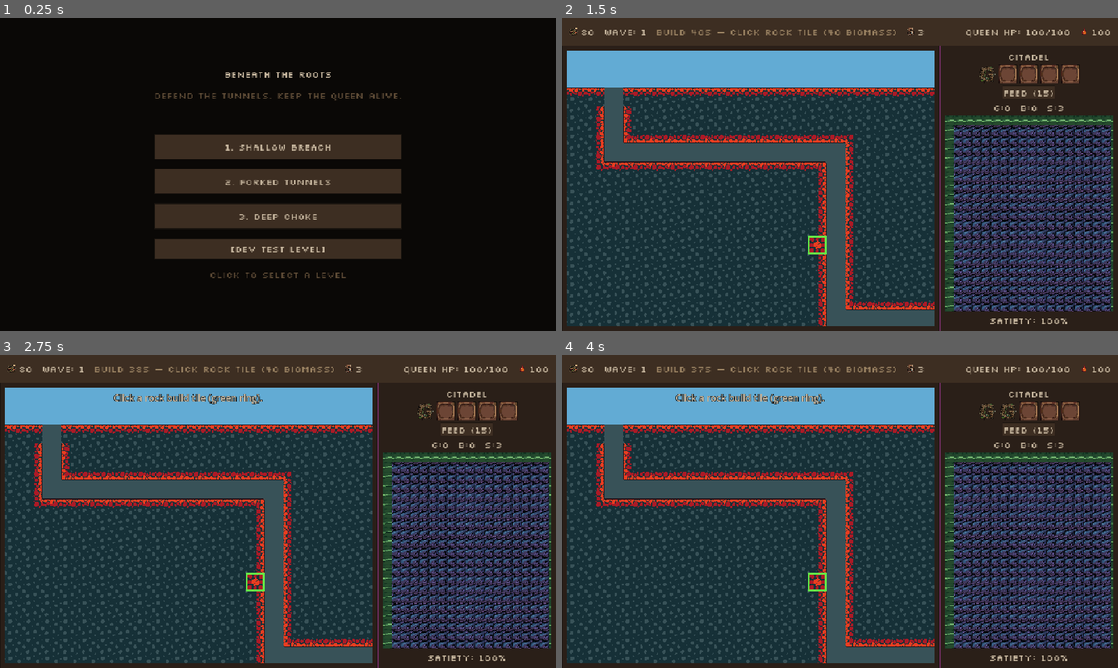
Above: before the commit, frames 1-4 (two rows, left to right).
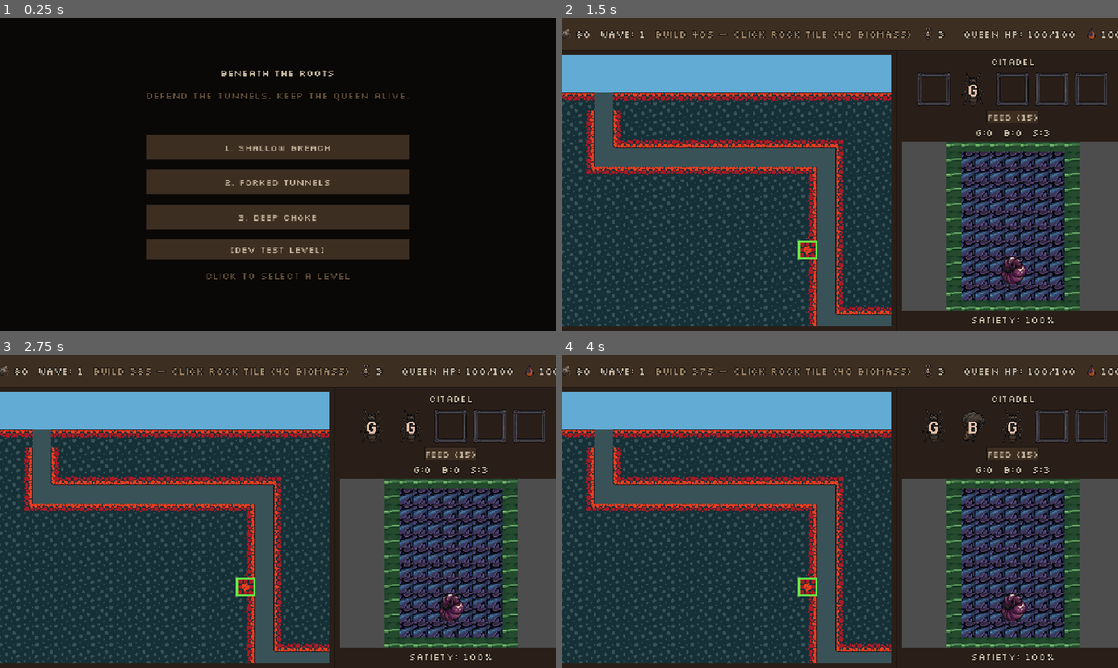
Above: after the commit, the same moments.

Repository: matiaspereiraobando/beneath-the-roots
Game: Godot game, scene res://scenes/menu.tscn
Two runs of this game, one before a commit and one after it. Both use one fixed random seed, a clock stepped at 60 frames per second and the inputs below.
Inputs (mouse positions are in pixels of both pictures, inside the frame that each line leads up to):
- Up to frame 1 (0.25 s): no input
- Up to frame 2 (1.5 s): click "1. Shallow Breach" at 0.5 s; click (984, 74) at 1.27 s
- Up to frame 3 (2.75 s): click (372, 426) at 2.02 s
- Up to frame 4 (4 s): click (1006, 411) at 2.77 s; click (973, 426) at 3.52 s

The runs differ from the first frame. In frame 1, 3.1% of the frame differs, in the area x 26-74%, y 16-84%; in frame 2, 47%; in frame 3, 47%, in the area x 0-100%, y 2-100%; in frame 4, 47%.

Commit message:
Add native 64px v2 sprites and fix muddy citadel ants.
Replace upscaled 16px walk sheets with crisp v2 static sprites at the same 64px scale as the queen, and wire HUD/micro panel to prefer v2 asset paths.

Co-authored-by: Cursor <cursoragent@cursor.com>

Diff:
--- a/assets/theme/game_theme.tres
+++ b/assets/theme/game_theme.tres
@@ -49,9 +49,10 @@
 Button/styles/hover = SubResource("StyleBoxFlat_btn_hover")
 Button/styles/normal = SubResource("StyleBoxFlat_btn_normal")
 Button/styles/pressed = SubResource("StyleBoxFlat_btn_normal")
-Label/colors/font_color = Color(0.784314, 0.721569, 0.627451, 1)
+Label/colors/font_color = Color(0.831373, 0.768627, 0.67451, 1)
 Label/colors/font_outline_color = Color(0, 0, 0, 1)
-Label/font_sizes/font_size = 16
+Label/constants/outline_size = 4
+Label/font_sizes/font_size = 17
 PanelContainer/styles/panel = SubResource("StyleBoxFlat_hud")
 MacroPanel/base_type = &"PanelContainer"
 MacroPanel/styles/panel = SubResource("StyleBoxFlat_macro")
--- a/scenes/citadel_world.tscn
+++ b/scenes/citadel_world.tscn
@@ -4,6 +4,9 @@
 
 [node name="CitadelWorld" type="Node2D"]
 script = ExtResource("1_citadel")
+
+[node name="Camera2D" type="Camera2D" parent="."]
+position = Vector2(144, 192)
 
 [node name="FloorMap" type="TileMapLayer" parent="."]
 
--- a/scenes/game.tscn
+++ b/scenes/game.tscn
@@ -51,7 +51,7 @@
 theme_override_constants/separation = 4
 
 [node name="BiomassIcon" type="TextureRect" parent="Root/HUD/HudMargin/HudRow/BiomassRow"]
-custom_minimum_size = Vector2(16, 16)
+custom_minimum_size = Vector2(24, 24)
 layout_mode = 2
 
 [node name="BiomassLabel" type="Label" parent="Root/HUD/HudMargin/HudRow/BiomassRow"]
@@ -71,7 +71,7 @@
 theme_override_constants/separation = 4
 
 [node name="SoldiersIcon" type="TextureRect" parent="Root/HUD/HudMargin/HudRow/SoldiersRow"]
-custom_minimum_size = Vector2(16, 16)
+custom_minimum_size = Vector2(24, 24)
 layout_mode = 2
 
 [node name="SoldiersLabel" type="Label" parent="Root/HUD/HudMargin/HudRow/SoldiersRow"]
@@ -91,7 +91,7 @@
 theme_override_constants/separation = 4
 
 [node name="SatietyIcon" type="TextureRect" parent="Root/HUD/HudMargin/HudRow/SatietyRow"]
-custom_minimum_size = Vector2(16, 16)
+custom_minimum_size = Vector2(24, 24)
 layout_mode = 2
 
 [node name="SatietyLabel" type="Label" parent="Root/HUD/HudMargin/HudRow/SatietyRow"]
--- a/scripts/autoload/game_config.gd
+++ b/scripts/autoload/game_config.gd
@@ -3,8 +3,8 @@
 
 const VIEWPORT_WIDTH := 960
 const VIEWPORT_HEIGHT := 540
-const HUD_HEIGHT := 48
-const MACRO_RATIO := 0.68
+const HUD_HEIGHT := 56
+const MACRO_RATIO := 0.62
 
 func macro_width() -> int:
 	return int(VIEWPORT_WIDTH * MACRO_RATIO)
--- a/scripts/citadel_world.gd
+++ b/scripts/citadel_world.gd
@@ -2,78 +2,115 @@
 
 const AntType = preload("res://scripts/data/ant_types.gd").Type
 const CitadelTile = preload("res://scripts/util/placeholder_tilesets.gd").CitadelTile
-
+const PixelArt = preload("res://scripts/util/pixel_art.gd")
+const SpritePaths = preload("res://scripts/util/sprite_paths.gd")
+
+@onready var camera: Camera2D = $Camera2D
 @onready var floor_map: TileMapLayer = $FloorMap
 @onready var ants_root: Node2D = $Ants
 @onready var queen_sprite: Sprite2D = $QueenSprite
 @onready var queen_overlay: ColorRect = $QueenOverlay
 
-const GRID_W := 19
-const GRID_H := 29
-const TILE_PX := 16
-
-const ROOM_NURSERY := Rect2i(2, 8, 6, 7)
-const ROOM_ARMORY := Rect2i(11, 8, 6, 7)
-const ROOM_QUEEN := Rect2i(6, 20, 7, 9)
-const ROOM_CORRIDOR := Rect2i(4, 15, 11, 1)
+# Compact 32px grid — fits the micro viewport at readable scale.
+const GRID_W := 9
+const GRID_H := 12
+
+const ROOM_NURSERY := Rect2i(1, 2, 3, 3)
+const ROOM_ARMORY := Rect2i(5, 2, 3, 3)
+const ROOM_CORRIDOR := Rect2i(2, 5, 5, 1)
+const ROOM_QUEEN := Rect2i(2, 7, 5, 4)
 
 var _flash_time := 0.0
 var _citadel_tileset
 var _ant_sprites: Dictionary = {}
 var _ants: Array[Dictionary] = []
 var _max_visible_soldiers := 8
+var _tile_px: int = GameTuning.MICRO_TILE_SIZE
 
 
 func _ready() -> void:
+	_tile_px = GameTuning.MICRO_TILE_SIZE
 	_citadel_tileset = load("res://scripts/util/citadel_tileset.gd").new()
 	floor_map.tile_set = _citadel_tileset.tile_set
 	_load_ant_textures()
 	_paint_citadel()
 	_setup_queen_sprite()
+	_fit_camera()
+	call_deferred("_fit_camera")
 	GameState.citadel_breached.connect(_on_breach)
 	GameState.ant_spawned.connect(_on_ant_spawned)
 	GameState.level_loaded.connect(func(_id): _sync_ant_visuals())
 	queen_overlay.visible = false
 
 
+func _fit_camera() -> void:
+	var map_size := Vector2(GRID_W * _tile_px, GRID_H * _tile_px)
+	camera.position = map_size * 0.5
+	var vp_size := get_viewport().get_visible_rect().size
+	if vp_size.x <= 0.0 or vp_size.y <= 0.0:
+		return
+	var zoom_x := vp_size.x / map_size.x
+	var zoom_y := vp_size.y / map_size.y
+	var zoom := minf(zoom_x, zoom_y) * 0.96
+	camera.zoom = Vector2(zoom, zoom)
+
+
 func _load_ant_textures() -> void:
-	_ant_sprites[AntType.GATHERER] = _load_ant_sprite("gatherer", "res://assets/sprites/gatherer.png")
-	_ant_sprites[AntType.BUILDER] = _load_ant_sprite("builder", "res://assets/sprites/builder.png")
-	_ant_sprites[AntType.SOLDIER] = _load_ant_sprite("soldier", "res://assets/sprites/soldier_micro.png")
-
-
-func _load_tex(path: String) -> Texture2D:
-	if ResourceLoader.exists(path):
-		return load(path) as Texture2D
-	return null
+	_ant_sprites[AntType.GATHERER] = _load_ant_sprite("gatherer", SpritePaths.ant_sprite("gatherer"))
+	_ant_sprites[AntType.BUILDER] = _load_ant_sprite("builder", SpritePaths.ant_sprite("builder"))
+	_ant_sprites[AntType.SOLDIER] = _load_ant_sprite("soldier", SpritePaths.ant_sprite("soldier_micro"))
 
 
 func _load_ant_sprite(base_name: String, static_path: String) -> Dictionary:
-	var walk_path := "res://assets/sprites/ants/%s_walk.png" % base_name
-	var sheet := _load_tex(walk_path)
-	if sheet:
-		var frame_w := TILE_PX
-		var frame_count := maxi(1, sheet.get_width() / frame_w)
-		return {"texture": sheet, "frame_w": frame_w, "frame_count": frame_count, "animated": true}
-	var tex := _load_tex(static_path)
+	# Legacy 16px walk sheets upscale poorly; only use native v2 walk strips.
+	var walk_path := SpritePaths.ant_walk(base_name)
+	if walk_path.contains("/v2/") and ResourceLoader.exists(walk_path):
+		var sheet := PixelArt.load_texture(walk_path, 0, _sprite_brighten_for_path(walk_path))
+		if sheet:
+			var frame_w := sheet.get_height()
+			if frame_w <= 0:
+				frame_w = GameTuning.MICRO_SPRITE_NATIVE_SIZE
+			return {
+				"texture": sheet,
+				"frame_w": frame_w,
+				"frame_count": maxi(1, sheet.get_width() / frame_w),
+				"animated": true,
+				"scale": 1.0,
+			}
+	var static_tex := PixelArt.load_texture(
+		static_path,
+		GameTuning.MICRO_SPRITE_NATIVE_SIZE,
+		_sprite_brighten_for_path(static_path),
+	)
+	if static_tex == null:
+		return {}
+	var src_w := maxi(static_tex.get_width(), 1)
+	return {
+		"texture": static_tex,
+		"frame_w": src_w,
+		"frame_count": 1,
+		"animated": false,
+		"scale": 1.0,
+	}
+
+
+func _sprite_brighten_for_path(path: String) -> float:
+	if path.contains("/v2/"):
+		return 1.0
+	return GameTuning.MICRO_SPRITE_BRIGHTEN
+
+
+func _setup_queen_sprite() -> void:
+	var queen_path := SpritePaths.ant_sprite("queen_micro")
+	var tex := PixelArt.load_texture(queen_path, GameTuning.MICRO_SPRITE_NATIVE_SIZE, _sprite_brighten_for_path(queen_path))
 	if tex == null:
-		return {}
-	return {"texture": tex, "frame_w": tex.get_width(), "frame_count": 1, "animated": false}
-
-
-func _setup_queen_sprite() -> void:
-	var tex := _load_tex("res://assets/sprites/queen_micro.png")
-	if tex == null:
-		tex = _load_tex("res://assets/sprites/queen.png")
+		tex = PixelArt.load_texture("res://assets/sprites/queen.png", GameTuning.MICRO_SPRITE_NATIVE_SIZE, GameTuning.MICRO_SPRITE_BRIGHTEN)
 	queen_sprite.texture = tex
 	queen_sprite.position = Vector2(
-		(ROOM_QUEEN.position.x + ROOM_QUEEN.size.x * 0.5) * TILE_PX,
-		(ROOM_QUEEN.position.y + ROOM_QUEEN.size.y * 0.5) * TILE_PX,
+		(ROOM_QUEEN.position.x + ROOM_QUEEN.size.x * 0.5) * _tile_px,
+		(ROOM_QUEEN.position.y + ROOM_QUEEN.size.y * 0.5) * _tile_px,
 	)
 	queen_sprite.centered = true
-	if tex:
-		var max_dim := maxf(tex.get_width(), tex.get_height())
-		queen_sprite.scale = Vector2.ONE * clampf(48.0 / max_dim, 0.5, 2.0)
 
 
 func _paint_citadel() -> void:
@@ -118,6 +155,8 @@
 	var sprite := Sprite2D.new()
 	sprite.texture = tex
 	sprite.centered = true
+	var display_scale: float = sprite_data.get("scale", 1.0)
+	sprite.scale = Vector2(display_scale, display_scale)
 	if sprite_data.get("animated", false):
 		sprite.region_enabled = true
 		sprite.region_rect = Rect2(0, 0, sprite_data.frame_w, tex.get_height())
@@ -131,7 +170,7 @@
 		"room": room,
 		"target": _random_point_in_room(room),
 		"frame": 0.0,
-		"frame_w": sprite_data.get("frame_w", TILE_PX),
+		"frame_w": sprite_data.get("frame_w", _tile_px),
 		"frame_count": sprite_data.get("frame_count", 1),
 		"animated": sprite_data.get("animated", false),
 	})
@@ -150,7 +189,7 @@
 func _random_point_in_room(room: Rect2i) -> Vector2:
 	var x := randi_range(room.position.x + 1, room.position.x + room.size.x - 2)
 	var y := randi_range(room.position.y + 1, room.position.y + room.size.y - 2)
-	return Vector2(x * TILE_PX + TILE_PX * 0.5, y * TILE_PX + TILE_PX * 0.5)
+	return Vector2(x * _tile_px + _tile_px * 0.5, y * _tile_px + _tile_px * 0.5)
 
 
 func _process(delta: float) -> void:
@@ -164,12 +203,12 @@
 
 
 func _update_ants(delta: float) -> void:
-	const SPEED := 20.0
+	const SPEED := 36.0
 	for ant in _ants:
 		var sprite: Sprite2D = ant.sprite
 		var target: Vector2 = ant.target
 		var pos: Vector2 = sprite.position
-		if pos.distance_to(target) < 2.0:
+		if pos.distance_to(target) < 3.0:
 			ant.target = _random_point_in_room(ant.room)
 			target = ant.target
 		sprite.position = pos.move_toward(target, SPEED * delta)
@@ -182,5 +221,5 @@
 func _on_breach(_damage: int) -> void:
 	_flash_time = 0.5
 	queen_overlay.visible = true
-	queen_overlay.position = Vector2(ROOM_QUEEN.position.x * TILE_PX, ROOM_QUEEN.position.y * TILE_PX)
-	queen_overlay.size = Vector2(ROOM_QUEEN.size.x * TILE_PX, ROOM_QUEEN.size.y * TILE_PX)
+	queen_overlay.position = Vector2(ROOM_QUEEN.position.x * _tile_px, ROOM_QUEEN.position.y * _tile_px)
+	queen_overlay.size = Vector2(ROOM_QUEEN.size.x * _tile_px, ROOM_QUEEN.size.y * _tile_px)
--- a/scripts/data/game_tuning.gd
+++ b/scripts/data/game_tuning.gd
@@ -3,6 +3,13 @@
 
 const BUILD_PHASE_DURATION := 40.0
 const TILE_SIZE := 32
+const MICRO_TILE_SIZE := 32
+const MICRO_SPRITE_NATIVE_SIZE := 64
+const MICRO_SPRITE_SOURCE_SIZE := 16
+const HUD_ICON_SIZE := 24
+const UI_ICON_NATIVE_SIZE := 64
+const UI_ICON_BRIGHTEN := 1.2
+const MICRO_SPRITE_BRIGHTEN := 1.15
 
 const MACRO_PAN_SPEED := 400.0
 
--- a/scripts/game.gd
+++ b/scripts/game.gd
@@ -1,4 +1,7 @@
 extends Control
+
+const PixelArt = preload("res://scripts/util/pixel_art.gd")
+const SpritePaths = preload("res://scripts/util/sprite_paths.gd")
 
 @onready var _phase_label: Label = $Root/HUD/HudMargin/HudRow/PhaseLabel
 @onready var _soldiers_label: Label = $Root/HUD/HudMargin/HudRow/SoldiersRow/SoldiersLabel
@@ -23,21 +26,15 @@
 
 
 func _load_hud_icons() -> void:
-	_biomass_icon.texture = _load_icon("res://assets/sprites/ui/icon_biomass.png")
-	_satiety_icon.texture = _load_icon("res://assets/sprites/ui/icon_satiety.png")
-	_soldiers_icon.texture = _load_icon("res://assets/sprites/ui/icon_soldier.png")
+	var icon_size := GameTuning.HUD_ICON_SIZE
+	var brighten := GameTuning.UI_ICON_BRIGHTEN
+	_biomass_icon.texture = PixelArt.load_texture(SpritePaths.ui_icon("icon_biomass"), icon_size, brighten)
+	_satiety_icon.texture = PixelArt.load_texture(SpritePaths.ui_icon("icon_satiety"), icon_size, brighten)
+	_soldiers_icon.texture = PixelArt.load_texture(SpritePaths.ui_icon("icon_soldier"), icon_size, brighten)
 	for icon in [_biomass_icon, _satiety_icon, _soldiers_icon]:
-		icon.custom_minimum_size = Vector2(16, 16)
+		icon.custom_minimum_size = Vector2(icon_size, icon_size)
 		icon.expand_mode = TextureRect.EXPAND_IGNORE_SIZE
 		icon.stretch_mode = TextureRect.STRETCH_KEEP_ASPECT_CENTERED
-
-
-func _load_icon(path: String) -> Texture2D:
-	if ResourceLoader.exists(path):
-		return load(path) as Texture2D
-	var image := Image.create(16, 16, false, Image.FORMAT_RGBA8)
-	image.fill(Color(0.4, 0.35, 0.3))
-	return ImageTexture.create_from_image(image)
 
 
 func _refresh_hud() -> void:
--- a/scripts/micro_panel.gd
+++ b/scripts/micro_panel.gd
@@ -2,6 +2,10 @@
 
 const AntType = preload("res://scripts/data/ant_types.gd").Type
 const EMPTY_SLOT = preload("res://scripts/data/ant_types.gd").EMPTY_SLOT
+const PixelArt = preload("res://scripts/util/pixel_art.gd")
+const SpritePaths = preload("res://scripts/util/sprite_paths.gd")
+
+const SLOT_ICON_SIZE := 36
 
 @onready var _satiety_label: Label = $Margin/VBox/SatietyLabel
 @onready var _viewport: SubViewport = $Margin/VBox/SubViewportContainer/SubViewport
@@ -16,9 +20,7 @@
 func _ready() -> void:
 	theme_type_variation = &"MicroPanel"
 	custom_minimum_size = Vector2(GameConfig.micro_width(), GameConfig.panel_height())
-	var w := GameConfig.micro_width() - 16
-	var h := GameConfig.panel_height() - 120
-	_viewport.size = Vector2i(w, h)
+	_resize_viewport()
 	_load_icons()
 	_build_slot_buttons()
 	_feed_btn.pressed.connect(_on_feed_pressed)
@@ -30,11 +32,19 @@
 	call_deferred("_refresh_colony_counts")
 
 
+func _resize_viewport() -> void:
+	var w := GameConfig.micro_width() - 16
+	var h := GameConfig.panel_height() - 96
+	_viewport.size = Vector2i(w, h)
+
+
 func _load_icons() -> void:
-	_icon_textures[EMPTY_SLOT] = _load_tex("res://assets/sprites/ui/slot_empty.png")
-	_icon_textures[AntType.GATHERER] = _load_tex("res://assets/sprites/ui/icon_gatherer.png")
-	_icon_textures[AntType.BUILDER] = _load_tex("res://assets/sprites/ui/icon_builder.png")
-	_icon_textures[AntType.SOLDIER] = _load_tex("res://assets/sprites/ui/icon_soldier.png")
+	var brighten := GameTuning.UI_ICON_BRIGHTEN
+	var size := GameTuning.UI_ICON_NATIVE_SIZE
+	_icon_textures[EMPTY_SLOT] = PixelArt.load_texture(SpritePaths.ui_icon("slot_empty"), size, brighten)
+	_icon_textures[AntType.GATHERER] = PixelArt.load_texture(SpritePaths.ui_icon("icon_gatherer"), size, brighten)
+	_icon_textures[AntType.BUILDER] = PixelArt.load_texture(SpritePaths.ui_icon("icon_builder"), size, brighten)
+	_icon_textures[AntType.SOLDIER] = PixelArt.load_texture(SpritePaths.ui_icon("icon_soldier"), size, brighten)
 	if _icon_textures[EMPTY_SLOT] == null:
 		_icon_textures[EMPTY_SLOT] = _make_color_tex(Color(0.2, 0.18, 0.16))
 	if _icon_textures[AntType.GATHERER] == null:
@@ -52,7 +62,7 @@
 
 
 func _make_color_tex(color: Color) -> Texture2D:
-	var image := Image.create(16, 16, false, Image.FORMAT_RGBA8)
+	var image := Image.create(SLOT_ICON_SIZE, SLOT_ICON_SIZE, false, Image.FORMAT_RGBA8)
 	image.fill(color)
 	return ImageTexture.create_from_image(image)
 
@@ -60,7 +70,7 @@
 func _build_slot_buttons() -> void:
 	for i in GameState.NURSERY_SLOTS:
 		var btn := TextureButton.new()
-		btn.custom_minimum_size = Vector2(28, 28)
+		btn.custom_minimum_size = Vector2(SLOT_ICON_SIZE, SLOT_ICON_SIZE)
 		btn.stretch_mode = TextureButton.STRETCH_KEEP_ASPECT_CENTERED
 		btn.pressed.connect(_on_slot_pressed.bind(i))
 		_slot_row.add_child(btn)
--- a/scripts/util/citadel_tileset.gd
+++ b/scripts/util/citadel_tileset.gd
@@ -1,7 +1,7 @@
 extends RefCounted
 
 const TILESET_PATH := "res://assets/tilesets/citadel_interior.png"
-const TILE_SIZE := 16
+const SOURCE_TILE_SIZE := 16
 const TILE_COUNT := 6
 
 var tile_set: TileSet
@@ -17,15 +17,32 @@
 
 func _build() -> void:
 	var image := _load_image()
+	var tile_size := GameTuning.MICRO_TILE_SIZE
+	if image.get_height() == SOURCE_TILE_SIZE and tile_size != SOURCE_TILE_SIZE:
+		image = _upscale_tile_row(image, tile_size)
 	var tex := ImageTexture.create_from_image(image)
 	var atlas := TileSetAtlasSource.new()
 	atlas.texture = tex
-	atlas.texture_region_size = Vector2i(TILE_SIZE, TILE_SIZE)
+	atlas.texture_region_size = Vector2i(tile_size, tile_size)
 	for i in TILE_COUNT:
 		atlas.create_tile(Vector2i(i, 0))
 	tile_set = TileSet.new()
-	tile_set.tile_size = Vector2i(TILE_SIZE, TILE_SIZE)
+	tile_set.tile_size = Vector2i(tile_size, tile_size)
 	tile_set.add_source(atlas, 0)
+
+
+func _upscale_tile_row(image: Image, tile_size: int) -> Image:
+	var scale := tile_size / float(SOURCE_TILE_SIZE)
+	var out_w := image.get_width() * scale
+	var out_h := tile_size
+	var out := Image.create(out_w, out_h, false, Image.FORMAT_RGBA8)
+	for ty in SOURCE_TILE_SIZE:
+		for tx in image.get_width():
+			var c := image.get_pixel(tx, ty)
+			for sy in scale:
+				for sx in scale:
+					out.set_pixel(tx * scale + sx, ty * scale + sy, c)
+	return out
 
 
 func _load_image() -> Image:
@@ -40,6 +57,7 @@
 
 
 func _fallback_image() -> Image:
+	var tile_size := GameTuning.MICRO_TILE_SIZE
 	var colors: Array[Color] = [
 		Color(0.28, 0.22, 0.18),
 		Color(0.14, 0.11, 0.09),
@@ -48,10 +66,10 @@
 		Color(0.38, 0.16, 0.32),
 		Color(0.24, 0.20, 0.16),
 	]
-	var image := Image.create(TILE_SIZE * TILE_COUNT, TILE_SIZE, false, Image.FORMAT_RGBA8)
+	var image := Image.create(tile_size * TILE_COUNT, tile_size, false, Image.FORMAT_RGBA8)
 	for i in TILE_COUNT:
 		var c: Color = colors[i]
-		for x in TILE_SIZE:
-			for y in TILE_SIZE:
-				image.set_pixel(i * TILE_SIZE + x, y, c)
+		for x in tile_size:
+			for y in tile_size:
+				image.set_pixel(i * tile_size + x, y, c)
 	return image
--- /dev/null
+++ b/scripts/util/pixel_art.gd
@@ -0,0 +1,57 @@
+extends RefCounted
+class_name PixelArt
+
+## Load pixel art with optional nearest upscale and shadow lift for dark sprites.
+
+static func load_texture(
+	path: String,
+	display_size: int = 0,
+	brighten: float = 1.0
+) -> Texture2D:
+	if not ResourceLoader.exists(path):
+		return null
+	var image := Image.new()
+	if image.load(path) != OK:
+		var tex := load(path) as Texture2D
+		if tex == null:
+			return null
+		image = tex.get_image()
+	if brighten > 1.0:
+		_lift_image(image, brighten)
+	if display_size > 0:
+		var src_size := maxi(image.get_width(), image.get_height())
+		if src_size > 0 and src_size != display_size:
+			var scale := display_size / float(src_size)
+			image.resize(
+				maxi(1, int(image.get_width() * scale)),
+				maxi(1, int(image.get_height() * scale)),
+				Image.INTERPOLATE_NEAREST
+			)
+	return ImageTexture.create_from_image(image)
+
+
+static func upscale_sheet_nearest(texture: Texture2D, frame_w: int, scale: int) -> Dictionary:
+	if texture == null or scale <= 1:
+		return {"texture": texture, "frame_w": frame_w}
+	var image := texture.get_image()
+	var new_w := image.get_width() * scale
+	var new_h := image.get_height() * scale
+	image.resize(new_w, new_h, Image.INTERPOLATE_NEAREST)
+	return {
+		"texture": ImageTexture.create_from_image(image),
+		"frame_w": frame_w * scale,
+	}
+
+
+static func _lift_image(image: Image, brighten: float) -> void:
+	image.convert(Image.FORMAT_RGBA8)
+	var lift := (brighten - 1.0) * 0.12
+	for y in image.get_height():
+		for x in image.get_width():
+			var c := image.get_pixel(x, y)
+			if c.a < 0.05:
+				continue
+			c.r = clampf(c.r * brighten + lift, 0.0, 1.0)
+			c.g = clampf(c.g * brighten + lift, 0.0, 1.0)
+			c.b = clampf(c.b * brighten + lift, 0.0, 1.0)
+			image.set_pixel(x, y, c)
--- /dev/null
+++ b/scripts/util/sprite_paths.gd
@@ -0,0 +1,28 @@
+extends RefCounted
+class_name SpritePaths
+
+const V2_ANT_DIR := "res://assets/sprites/v2/"
+const V2_UI_DIR := "res://assets/sprites/ui/v2/"
+const LEGACY_ANT_DIR := "res://assets/sprites/"
+const LEGACY_UI_DIR := "res://assets/sprites/ui/"
+
+
+static func ant_sprite(name: String) -> String:
+	var v2 := V2_ANT_DIR + name + ".png"
+	if ResourceLoader.exists(v2):
+		return v2
+	return LEGACY_ANT_DIR + name + ".png"
+
+
+static func ant_walk(name: String) -> String:
+	var v2 := V2_ANT_DIR + "ants/" + name + "_walk.png"
+	if ResourceLoader.exists(v2):
+		return v2
+	return "res://assets/sprites/ants/" + name + "_walk.png"
+
+
+static func ui_icon(name: String) -> String:
+	var v2 := V2_UI_DIR + name + ".png"
+	if ResourceLoader.exists(v2):
+		return v2
+	return LEGACY_UI_DIR + name + ".png"
--- a/tools/_pixellab_job_ids.json
+++ b/tools/_pixellab_job_ids.json
@@ -38,6 +38,59 @@
     "status": "completed",
     "output": "assets/sprites/queen_micro.png"
   },
+  "sprites_v2": {
+    "note": "Native 64x64 review packs. Poll get_object, select_object_frames(indices=[best]), download to assets/sprites/v2/",
+    "gatherer": {
+      "object_id": "ebf44a05-9689-41d8-b7fa-74d10dfd3a89",
+      "selected_frame": 9,
+      "selected_object_id": "9ce52083-67fd-4df3-b7e1-5c248f44b875",
+      "walk_animation_group": "430be9f1-4da8-4672-b913-17d43aee28c5",
+      "status": "completed",
+      "output": "assets/sprites/v2/gatherer.png",
+      "size": "64x64"
+    },
+    "builder": {
+      "object_id": "0b99a2f8-2639-41bb-9e29-3ebb5cdfde96",
+      "selected_frame": 2,
+      "selected_object_id": "7fca9cd8-7f16-4334-9d42-e3dc51605a76",
+      "walk_animation_group": "060d9b0f-3a72-4f89-a859-35aeba033692",
+      "status": "completed",
+      "output": "assets/sprites/v2/builder.png",
+      "size": "64x64"
+    },
+    "soldier": {
+      "object_id": "2e64ae34-ab4b-48ad-a22d-154ad35d42ca",
+      "selected_frame": 9,
+      "selected_object_id": "0f474bba-d380-458b-bce2-04f99926fc8c",
+      "walk_animation_group": "2584cff8-aee3-4339-8ad4-907fae9f1903",
+      "status": "completed",
+      "output": "assets/sprites/v2/soldier_micro.png",
+      "size": "64x64"
+    },
+    "queen_micro": {
+      "object_id": "0056ebe1-a3e7-4dce-b167-cbf8add03b86",
+      "selected_frame": 9,
+      "selected_object_id": "e0faf404-190f-44f0-9c90-83f9346a7773",
+      "status": "completed",
+      "output": "assets/sprites/v2/queen_micro.png",
+      "size": "64x64"
+    },
+    "ui_icons": {
+      "object_id": "50e01605-d57a-48ec-af4c-087642a60f01",
+      "status": "completed",
+      "output": "assets/sprites/ui/v2/",
+      "size": "64x64",
+      "selected": {
+        "icon_gatherer.png": "28e80dbf-652c-4e05-9cd8-e7407ef38405",
+        "icon_builder.png": "2e4f2841-f4d1-4877-b3df-ba2d4cf18e5e",
+        "icon_soldier.png": "b43992f6-397e-4402-b0c7-fefa0833bf82",
+        "icon_biomass.png": "a1f32cde-d91f-4cf5-8c7e-0c1b84c263af",
+        "icon_satiety.png": "550dd59d-51e7-4f48-a775-489bed3e1a96",
+        "slot_empty.png": "1d0c364a-f468-43ec-b17e-ff7034b7e86a",
+        "slot_filled.png": "9b6f875c-9cd6-4423-870f-ae4e382c4393"
+      }
+    }
+  },
   "ui_icons_batch": {
     "object_id": "20467f16-09e3-4aeb-becd-3458912b7017",
     "status": "review_completed",
@@ -56,6 +109,7 @@
     "tiles_pro style_images require width/height on each entry",
     "create_1_direction_object: omit size when style_images provided",
     "Download objects via https://api.pixellab.ai/mcp/objects/{id}/download (zip with rotations + animations)",
-    "Backblaze frame URLs return 403 — use object download zip"
+    "Style refs for MCP: resize to 64x64 before encode (tools/_pixellab_style_64.json) so output is native 64px not downscaled from 256px",
+    "v2 sprites: use size=64 without style_images OR style_images at 64x64 — never upscale 16px legacy in production"
   ]
 }
Binary file added: assets/sprites/ui/v2/icon_biomass.png
Binary file added: assets/sprites/ui/v2/icon_builder.png
Binary file added: assets/sprites/ui/v2/icon_gatherer.png
Binary file added: assets/sprites/ui/v2/icon_satiety.png
Binary file added: assets/sprites/ui/v2/icon_soldier.png
Binary file added: assets/sprites/ui/v2/slot_empty.png
Binary file added: assets/sprites/ui/v2/slot_filled.png
Binary file added: assets/sprites/v2/builder.png
Binary file added: assets/sprites/v2/gatherer.png
Binary file added: assets/sprites/v2/queen_micro.png
Binary file added: assets/sprites/v2/soldier_micro.png
Not shown, added: scripts/util/pixel_art.gd.uid
(and 5 more such lines)
